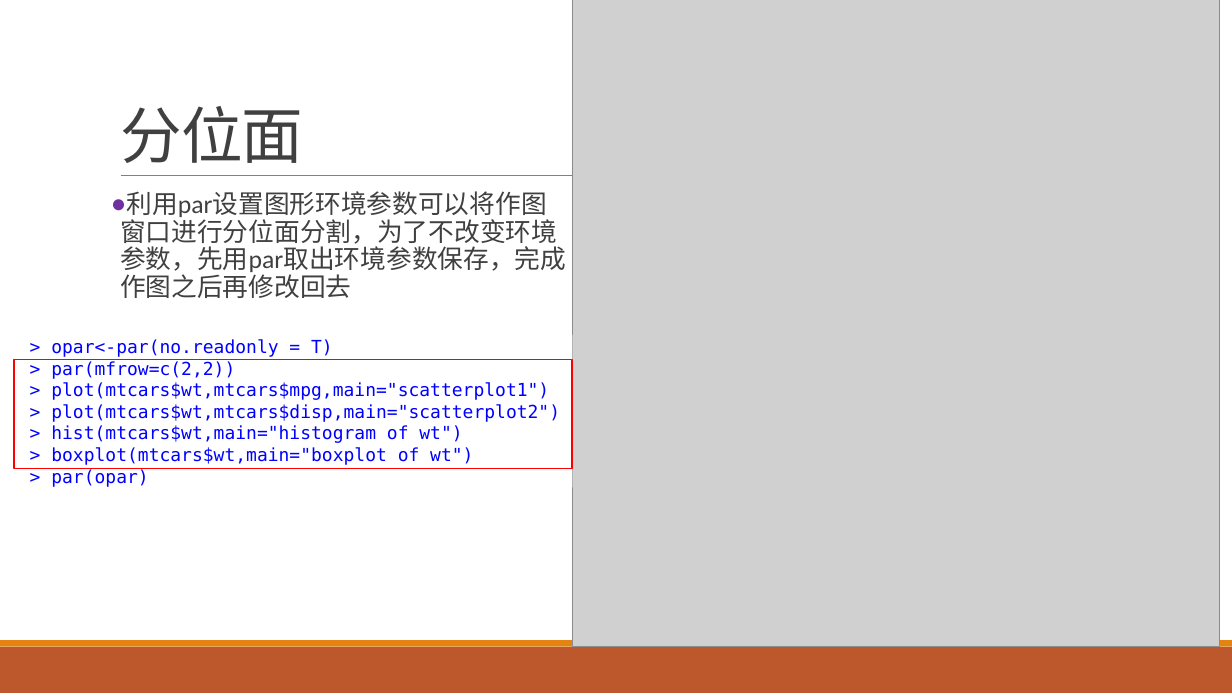
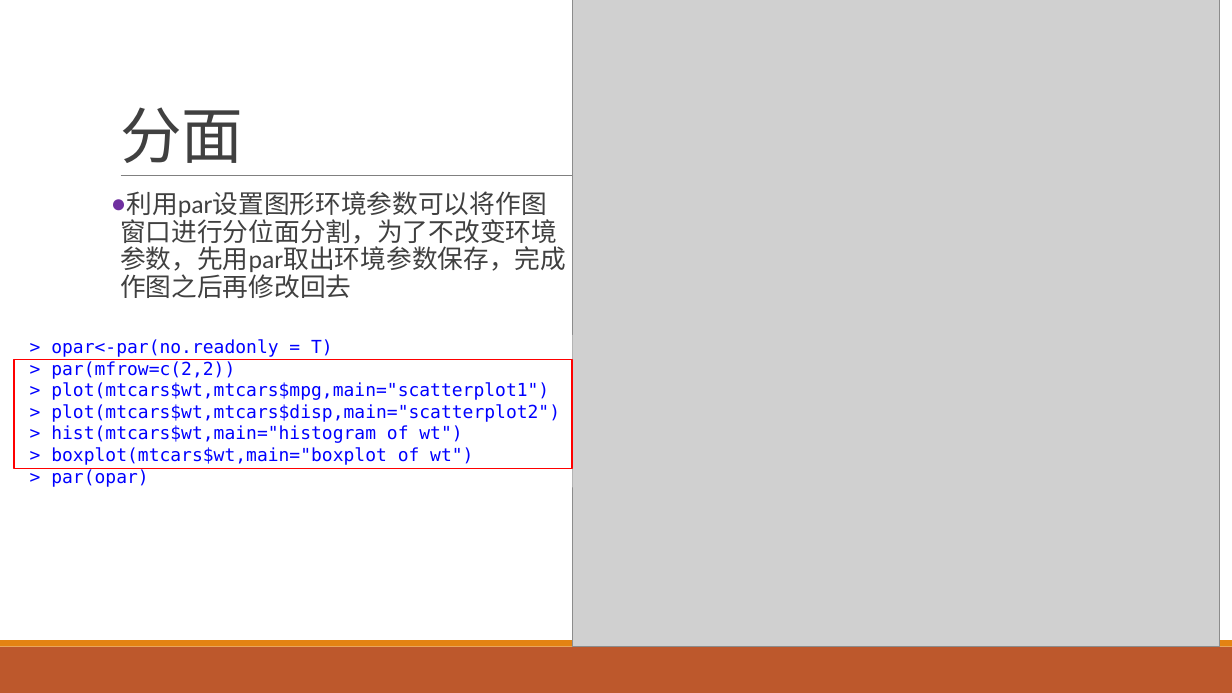
Before and after one commit to exoplanetX/DataAnalytics, a slide deck: slide 14 of 实验-5-数据可视化.pptx. Drawn at 1232x693 pixels with LibreOffice and Linux fonts; fonts in the diff are those of the drawing; grey boxes stand for pictures. Boxes give left, top, right and bottom in pixels: in the first picture for what was removed or moved away, otherwise in the second. Text is boxed around its words. In the diff, an @@ line names an element or a change of style, - is before the commit and + after.

```diff
--- a/实验-5-数据可视化.pptx
+++ b/实验-5-数据可视化.pptx
@@ title at [120, 107, 242, 163]: text changed @@
-分位面
+分面
```
Also in this commit, not shown: 2 other slides changed, 1 other file.
